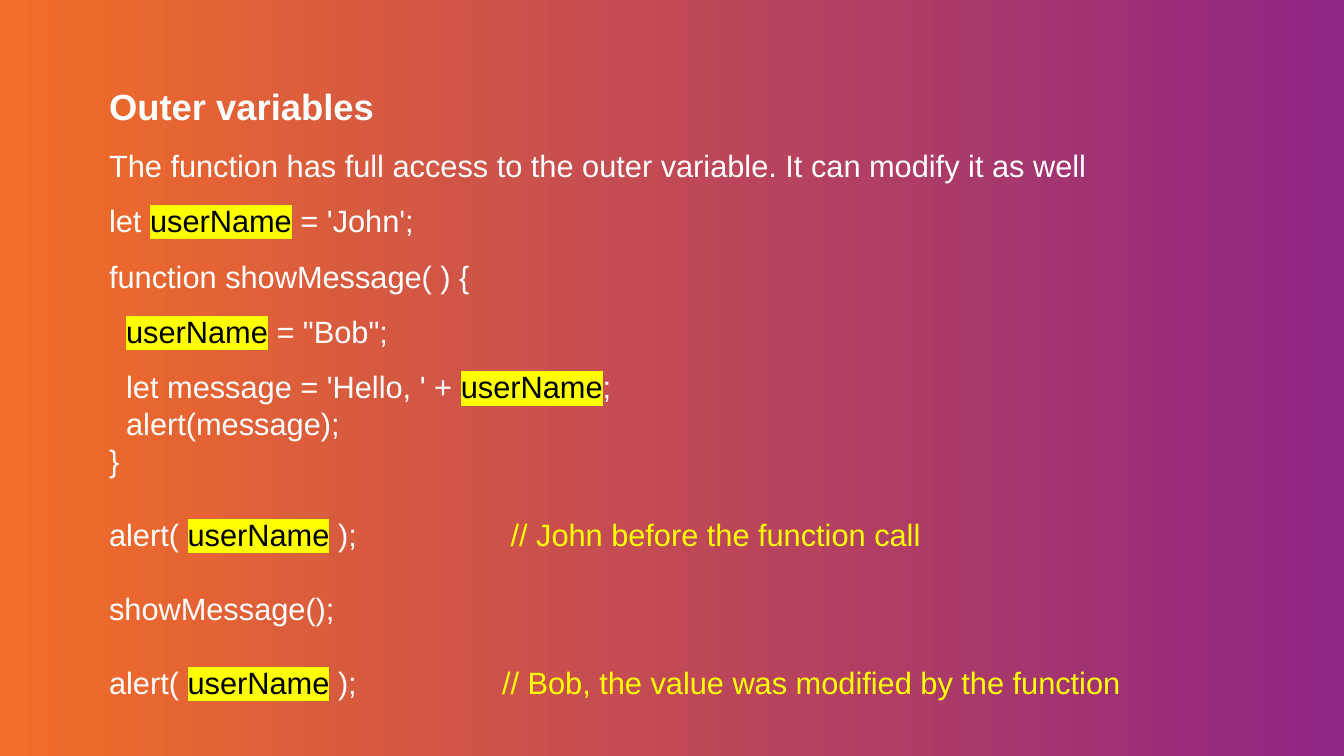
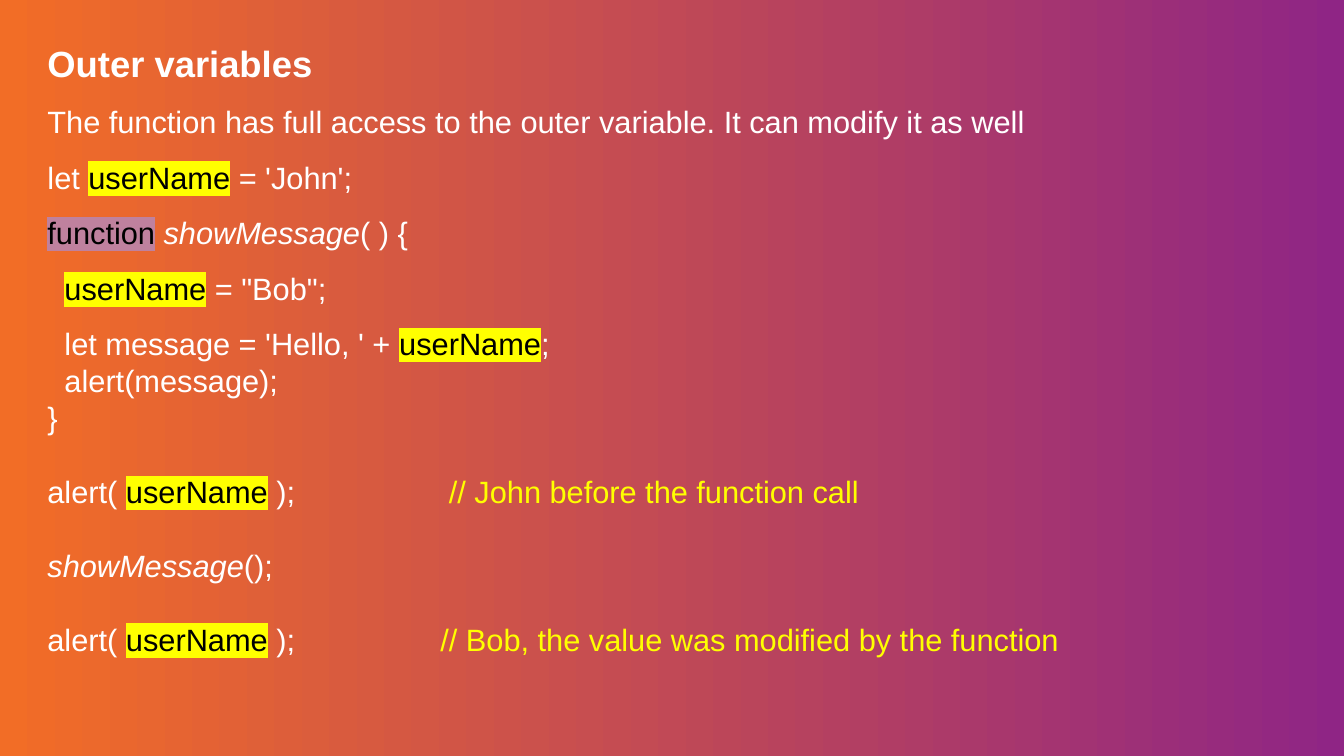
Before and after one commit to AlekOK/testNodeJS, a slide deck: slide 8 of SoftServe_Function.odp. Drawn at 1344x756 pixels with LibreOffice and Linux fonts; fonts in the diff are those of the drawing; background and template pictures are left out. Boxes give left, top, right and bottom in pixels: in the first picture for what was removed or moved away, otherwise in the second. Text is boxed around its words. In the diff, an @@ line names an element or a change of style, - is before the commit and + after.

```diff
--- a/SoftServe_Function.odp
+++ b/SoftServe_Function.odp
@@ text "Outer variables": place and size @@
-text "Outer variables" at bbox=[109, 93, 1121, 700]
+text "Outer variables" at bbox=[47, 50, 1059, 656]
@@ text at bbox=[47, 221, 371, 582]: text colour #FFFFFF to #000000, highlight none to #BF819E in "function"; italic on in "showMessage(", "showMessage();" @@
```
Also in this commit, not shown: 3 other slides changed, 2 other files.
